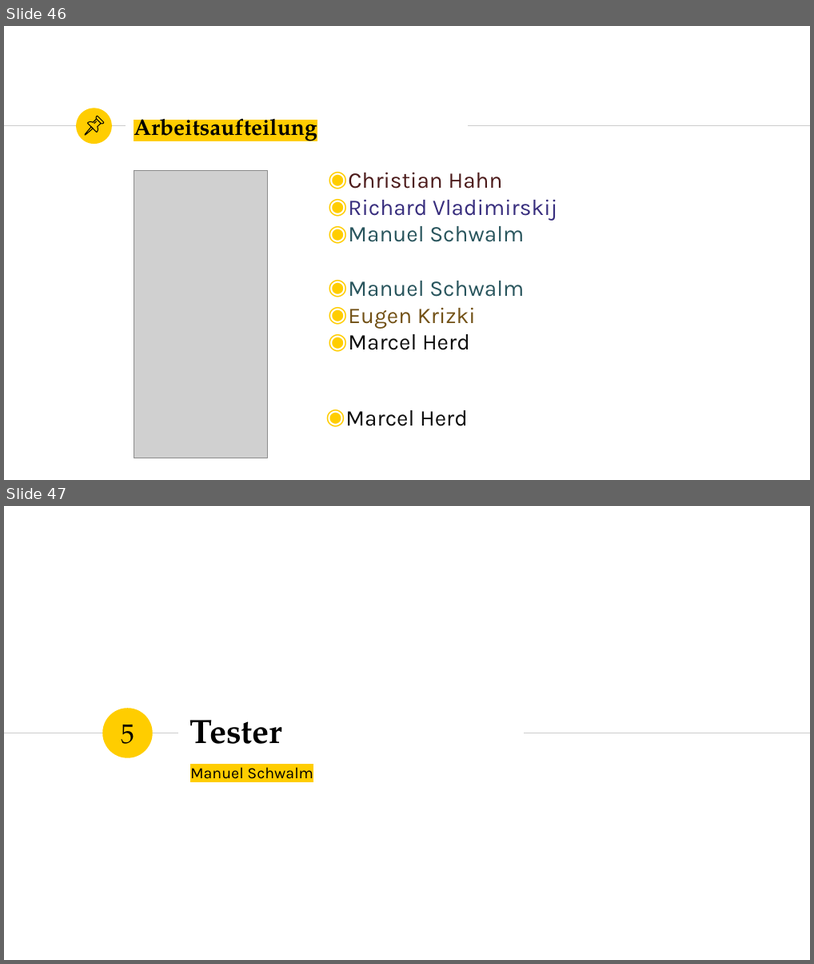
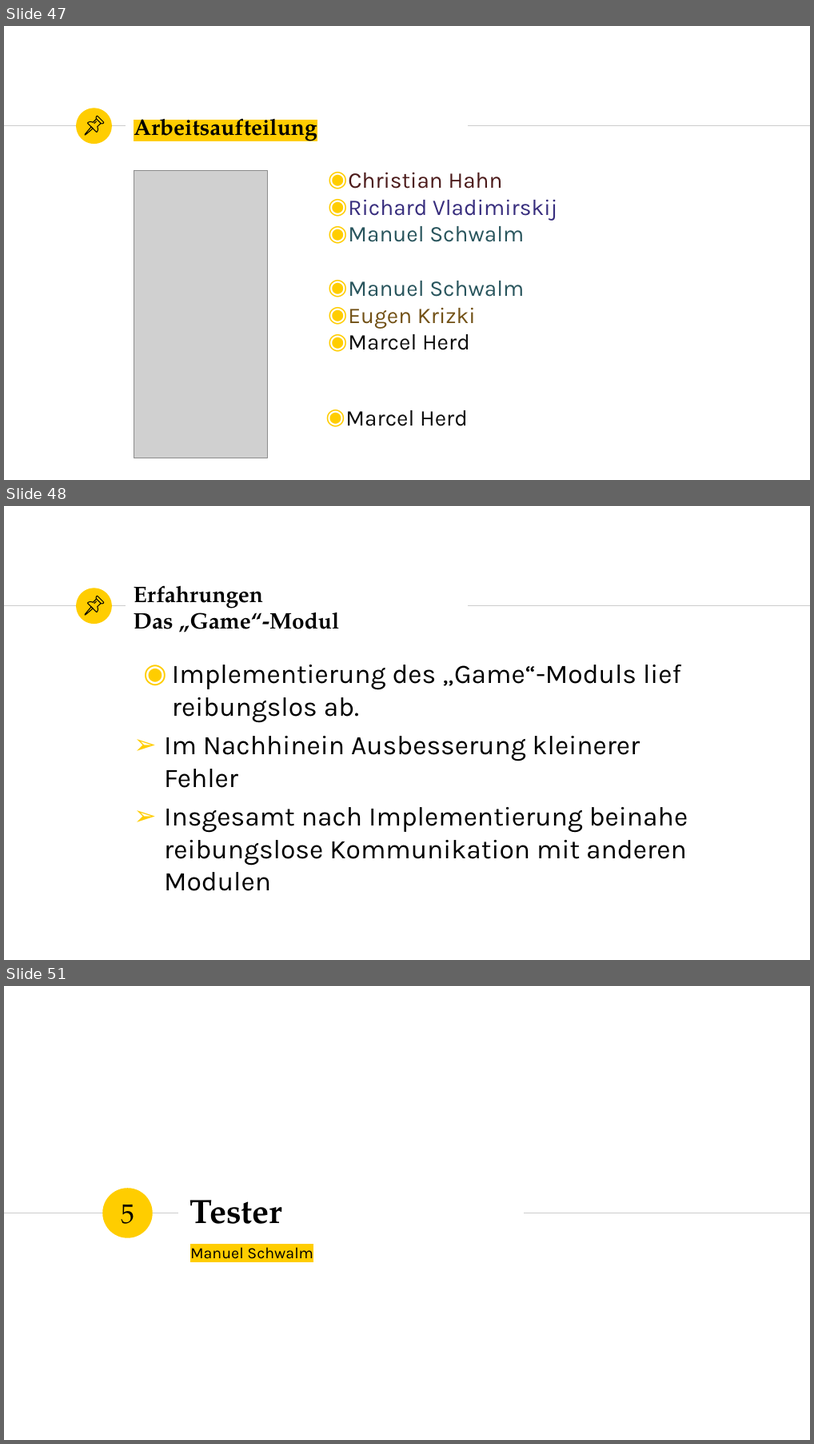
Before and after one commit to marcelherd/OOT-Projekt, a slide deck: Presentation/Presentation.pptx. Shown one above the other, each under a label of ours: slides 46 and 47 before the commit, slides 47, 48 and 51 after it; the slides between them are not shown. The pictures are 814x964 and 814x1444 pixels, drawn with LibreOffice and Linux fonts; fonts in the diff are those of the drawing; grey boxes stand for pictures. Boxes give left, top, right and bottom in pixels: in the first picture for what was removed or moved away, otherwise in the second. Text is boxed around its words. In the diff, an @@ line names an element or a change of style, - is before the commit and + after.

```diff
--- a/Presentation/Presentation.pptx
+++ b/Presentation/Presentation.pptx
@@ slide 48 added at (4, 506, 810, 960), background #FFFFFF; not listed: 3 template elements that a slide beside it also shows @@
@@ group added at (85, 596, 103, 615): 4 freeform shapes @@
@@ title added at (134, 585, 339, 632), 20 pt, text #000000, bold @@
+Erfahrungen
+Das „Game“-Modul
@@ text added at (164, 664, 688, 891), 24 pt, text #000000 @@
+◉ Implementierung des „Game“-Moduls lief reibungslos ab.
+➢ Im Nachhinein Ausbesserung kleinerer Fehler
+➢ Insgesamt nach Implementierung beinahe reibungslose Kommunikation mit anderen Modulen
@@ what was slide 46 is now slide 47 @@
@@ what was slide 47 is now slide 51 @@
```
Also in this commit, not shown: 8 other slides added.
